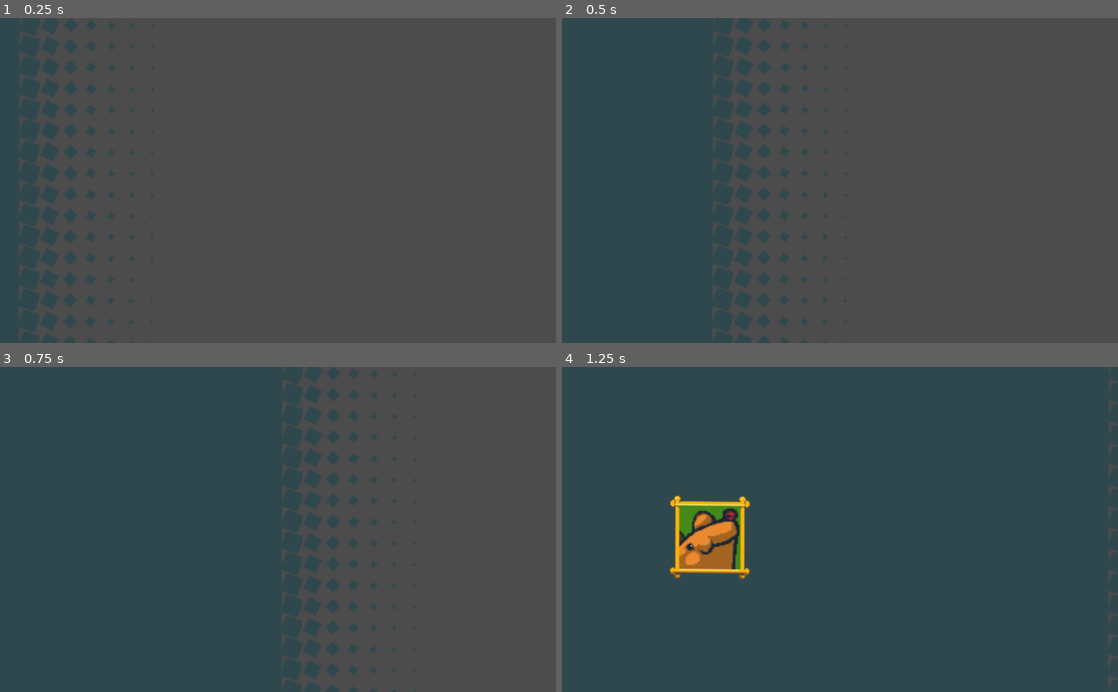
Above: before the commit, frames 1-4 (two rows, left to right).
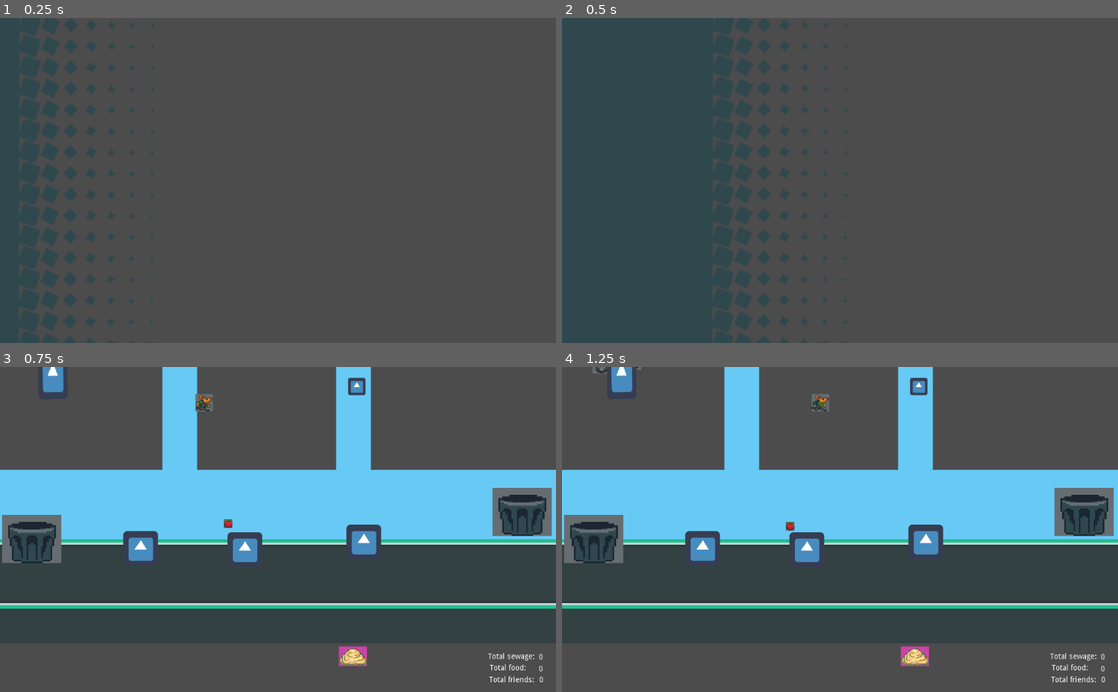
Above: after the commit, the same moments.

Repository: darthbeeblebrox/gamejam2
Game: Godot game, scene res://Scenes/IntroComic.tscn
Two runs of this game, one before a commit and one after it. Both use one fixed random seed, a clock stepped at 60 frames per second and the inputs below. The engine's default icon, where the game draws it, is replaced by a stand-in: a white triangle on a blue panel in a dark square.
Inputs:
- Up to frame 1 (0.25 s): no input
- Up to frame 2 (0.5 s): no input
- Up to frame 3 (0.75 s): tap Enter (ui_accept) at 0.5 s; hold Right (ui_right) from 0.53 s (still down); hold Enter (ui_accept) from 0.53 s (still down)
- Up to frame 4 (1.25 s): keep holding Right (ui_right); keep holding Enter (ui_accept)

Frames 1-2 are identical in both runs. In frame 3, 54% of the frame differs, in the area x 0-100%, y 0-100%; in frame 4, 72%.

Commit message:
Rat friends spawn!

Diff:
--- a/Scenes/BackgroundTest.tscn
+++ b/Scenes/BackgroundTest.tscn
@@ -112,4 +112,4 @@
 z_index = -1
 tile_set = SubResource( 1 )
 format = 1
-tile_data = PoolIntArray( -131076, 5, 0, -131075, 5, 0, -131 …(4297 unchanged characters)… , 5, 0, 655362, 5, 0, 655363, 5, 0, 655382, 5, 0, 655383, 5, 0, 655384, 5, 0, 65 …(2542 unchanged characters)…
+tile_data = PoolIntArray( -131076, 5, 0, -131075, 5, 0, -131 …(4297 unchanged characters)… , 5, 0, 655362, 5, 0, 655363, 5, 0, 655364, 5, 0, 655365, 5, 0, 655366, 5, 0, 655367, 5, 0, 655368, 5, 0, 655369, 5, 0, 655370, 5, 0, 655371, 5, 0, 655372, 5, 0, 655373, 5, 0, 655374, 5, 0, 655375, 5, 0, 655376, 5, 0, 655377, 5, 0, 655378, 5, 0, 655379, 5, 0, 655380, 5, 0, 655381, 5, 0, 655382, 5, 0, 655383, 5, 0, 655384, 5, 0, 65 …(2542 unchanged characters)…
--- /dev/null
+++ b/Scenes/FriendGroup.tscn
@@ -0,0 +1,10 @@
+[gd_scene load_steps=2 format=2]
+
+[ext_resource path="res://Scripts/FriendGroup.gd" type="Script" id=1]
+
+[node name="FriendGroup" type="Node2D"]
+script = ExtResource( 1 )
+
+[node name="PunchTimer" type="Timer" parent="."]
+
+[connection signal="timeout" from="PunchTimer" to="." method="_on_PunchTimer_timeout"]
--- a/Scenes/IntroComic.tscn
+++ b/Scenes/IntroComic.tscn
@@ -25,4 +25,5 @@
 scale = Vector2( 2.67708, 3.23438 )
 texture = ExtResource( 1 )
 
+[connection signal="wipe_finished" from="ScreenWiper" to="." method="_on_ScreenWiper_wipe_finished"]
 [connection signal="wipe_is_halfway_done" from="ScreenWiper" to="." method="_on_ScreenWiper_wipe_is_halfway_done"]
--- a/Scenes/Main.tscn
+++ b/Scenes/Main.tscn
@@ -9,47 +9,51 @@
 [ext_resource path="res://Scenes/Fatberg.tscn" type="PackedScene" id=7]
 [ext_resource path="res://Scenes/NPCShop.tscn" type="PackedScene" id=8]
 [ext_resource path="res://Scenes/BackgroundTest.tscn" type="PackedScene" id=9]
+[ext_resource path="res://Scenes/FriendGroup.tscn" type="PackedScene" id=10]
 
 [node name="Main" type="Node"]
 
 [node name="Player" parent="." instance=ExtResource( 1 )]
-position = Vector2( 338, 274 )
+position = Vector2( 337, 76 )
 
 [node name="Food" parent="." instance=ExtResource( 5 )]
 position = Vector2( 418, 299 )
 
 [node name="HUD" parent="." instance=ExtResource( 4 )]
-position = Vector2( 891, 524 )
+position = Vector2( 897, 538 )
 
 [node name="Sewers" type="Node" parent="."]
 
 [node name="Sewer" parent="Sewers" instance=ExtResource( 3 )]
-position = Vector2( 416, 364 )
+position = Vector2( 449, 347 )
 
 [node name="Sewer2" parent="Sewers" instance=ExtResource( 3 )]
-position = Vector2( 598, 291 )
+position = Vector2( 668, 333 )
 
 [node name="Sewer3" parent="Sewers" instance=ExtResource( 3 )]
-position = Vector2( 276, 371 )
+position = Vector2( 257, 345 )
 
 [node name="NPCPath" parent="." instance=ExtResource( 6 )]
 
 [node name="Fatberg" parent="." instance=ExtResource( 7 )]
-position = Vector2( 720, 510 )
+position = Vector2( 648, 542 )
 
 [node name="NPCShop" parent="." instance=ExtResource( 8 )]
-position = Vector2( 72, 204 )
+position = Vector2( 655, 45 )
 
 [node name="TrashCans" type="Node" parent="."]
 
 [node name="TrashCan2" parent="TrashCans" instance=ExtResource( 2 )]
-position = Vector2( 64, 477 )
+position = Vector2( 58, 326 )
 
 [node name="TrashCan3" parent="TrashCans" instance=ExtResource( 2 )]
-position = Vector2( 935, 435 )
+position = Vector2( 961, 276 )
 
 [node name="Background" parent="." instance=ExtResource( 9 )]
 
 [node name="Camera2D" type="Camera2D" parent="."]
-position = Vector2( 512, 304 )
+position = Vector2( 510, 310 )
 current = true
+
+[node name="FriendGroup" parent="." instance=ExtResource( 10 )]
+position = Vector2( 494, 569 )
--- /dev/null
+++ b/Scenes/PunchingRat.tscn
@@ -0,0 +1,117 @@
+[gd_scene load_steps=22 format=2]
+
+[ext_resource path="res://Sprites/Items/punching_rat.png" type="Texture" id=1]
+[ext_resource path="res://Sprites/Items/punching_rat2.png" type="Texture" id=2]
+[ext_resource path="res://Sprites/Items/punching_rat3.png" type="Texture" id=3]
+[ext_resource path="res://Sprites/Items/punching_rat4.png" type="Texture" id=4]
+
+[sub_resource type="AtlasTexture" id=14]
+flags = 4
+atlas = ExtResource( 4 )
+region = Rect2( 0, 0, 32, 32 )
+
+[sub_resource type="AtlasTexture" id=15]
+flags = 4
+atlas = ExtResource( 4 )
+region = Rect2( 32, 0, 32, 32 )
+
+[sub_resource type="AtlasTexture" id=16]
+flags = 4
+atlas = ExtResource( 4 )
+region = Rect2( 64, 0, 32, 32 )
+
+[sub_resource type="AtlasTexture" id=17]
+flags = 4
+atlas = ExtResource( 4 )
+region = Rect2( 96, 0, 32, 32 )
+
+[sub_resource type="AtlasTexture" id=10]
+flags = 4
+atlas = ExtResource( 3 )
+region = Rect2( 0, 0, 32, 32 )
+
+[sub_resource type="AtlasTexture" id=11]
+flags = 4
+atlas = ExtResource( 3 )
+region = Rect2( 32, 0, 32, 32 )
+
+[sub_resource type="AtlasTexture" id=12]
+flags = 4
+atlas = ExtResource( 3 )
+region = Rect2( 64, 0, 32, 32 )
+
+[sub_resource type="AtlasTexture" id=13]
+flags = 4
+atlas = ExtResource( 3 )
+region = Rect2( 96, 0, 32, 32 )
+
+[sub_resource type="AtlasTexture" id=6]
+flags = 4
+atlas = ExtResource( 2 )
+region = Rect2( 0, 0, 32, 32 )
+
+[sub_resource type="AtlasTexture" id=7]
+flags = 4
+atlas = ExtResource( 2 )
+region = Rect2( 32, 0, 32, 32 )
+
+[sub_resource type="AtlasTexture" id=8]
+flags = 4
+atlas = ExtResource( 2 )
+region = Rect2( 64, 0, 32, 32 )
+
+[sub_resource type="AtlasTexture" id=9]
+flags = 4
+atlas = ExtResource( 2 )
+region = Rect2( 96, 0, 32, 32 )
+
+[sub_resource type="AtlasTexture" id=1]
+flags = 4
+atlas = ExtResource( 1 )
+region = Rect2( 0, 0, 32, 32 )
+
+[sub_resource type="AtlasTexture" id=2]
+flags = 4
+atlas = ExtResource( 1 )
+region = Rect2( 32, 0, 32, 32 )
+
+[sub_resource type="AtlasTexture" id=3]
+flags = 4
+atlas = ExtResource( 1 )
+region = Rect2( 64, 0, 32, 32 )
+
+[sub_resource type="AtlasTexture" id=4]
+flags = 4
+atlas = ExtResource( 1 )
+region = Rect2( 96, 0, 32, 32 )
+
+[sub_resource type="SpriteFrames" id=5]
+animations = [ {
+"frames": [ SubResource( 14 ), SubResource( 15 ), SubResource( 16 ), SubResource( 17 ) ],
+"loop": true,
+"name": "type4",
+"speed": 5.0
+}, {
+"frames": [ SubResource( 10 ), SubResource( 11 ), SubResource( 12 ), SubResource( 13 ) ],
+"loop": true,
+"name": "type3",
+"speed": 5.0
+}, {
+"frames": [ SubResource( 6 ), SubResource( 7 ), SubResource( 8 ), SubResource( 9 ) ],
+"loop": true,
+"name": "type2",
+"speed": 5.0
+}, {
+"frames": [ SubResource( 1 ), SubResource( 2 ), SubResource( 3 ), SubResource( 4 ) ],
+"loop": true,
+"name": "type1",
+"speed": 5.0
+} ]
+
+[node name="PunchingRat" type="Node2D"]
+
+[node name="AnimatedSprite" type="AnimatedSprite" parent="."]
+frames = SubResource( 5 )
+animation = "type4"
+frame = 2
+playing = true
--- a/Scripts/Fatberg.gd
+++ b/Scripts/Fatberg.gd
@@ -1,5 +1,6 @@
 extends Node2D
 
+export var max_scale = 4.0
 
 func _ready():
 	ScoreSingleton.connect("sewage_changed", self, "change_scale")
@@ -8,8 +9,8 @@
 
 func change_scale():
 	var gamma = 0.25
-	var scale = gamma + 2.0*(1.0-gamma)*ScoreSingleton.fraction_max_sewage()
-	scale = clamp(scale, 0.1, 2.0)
+	var scale = gamma + max_scale*(1.0-gamma)*ScoreSingleton.fraction_max_sewage()
+	scale = clamp(scale, 0.1, max_scale)
 
 	$Sprite.scale.x = scale
 	$Sprite.scale.y = scale
--- /dev/null
+++ b/Scripts/FriendGroup.gd
@@ -0,0 +1,20 @@
+extends Node2D
+
+export var friend_power = 1.0
+export var friend_scene = preload("res://Scenes/PunchingRat.tscn")
+
+
+func _ready():
+	ScoreSingleton.connect("friends_changed", self, "add_new_friend")
+
+
+func _on_PunchTimer_timeout():
+	var num_friends = ScoreSingleton.TOTAL_FRIENDS
+	ScoreSingleton.add_sewage(-num_friends * friend_power)
+
+
+func add_new_friend():
+	var new_friend = friend_scene.instance()
+	var offset = randi() % 10
+	new_friend.position.y = offset
+	self.add_child(new_friend)
--- a/Scripts/IntroComics.gd
+++ b/Scripts/IntroComics.gd
@@ -11,7 +11,9 @@
 	generator = update_sprite_generator()
 
 func _input(event):
-	if event.is_action_pressed("ui_accept") and not $ScreenWiper.is_wiping:
+	if event.is_action_pressed("ui_accept"):
+		if $ScreenWiper.is_wiping:
+			$ScreenWiper.end_wipe()
 		# Turn on next sprite
 		generator = generator.resume()
 
@@ -35,6 +37,15 @@
 
 
 func _on_ScreenWiper_wipe_is_halfway_done():
+	swap_sprites()
+
+
+func _on_ScreenWiper_wipe_finished():
+
+	swap_sprites()
+
+
+func swap_sprites():
 	next_sprite.visible = true
 	if last_sprite:
 		last_sprite.visible = false
Not shown: 1 places in Scenes/Main.tscn that only renumber resources
